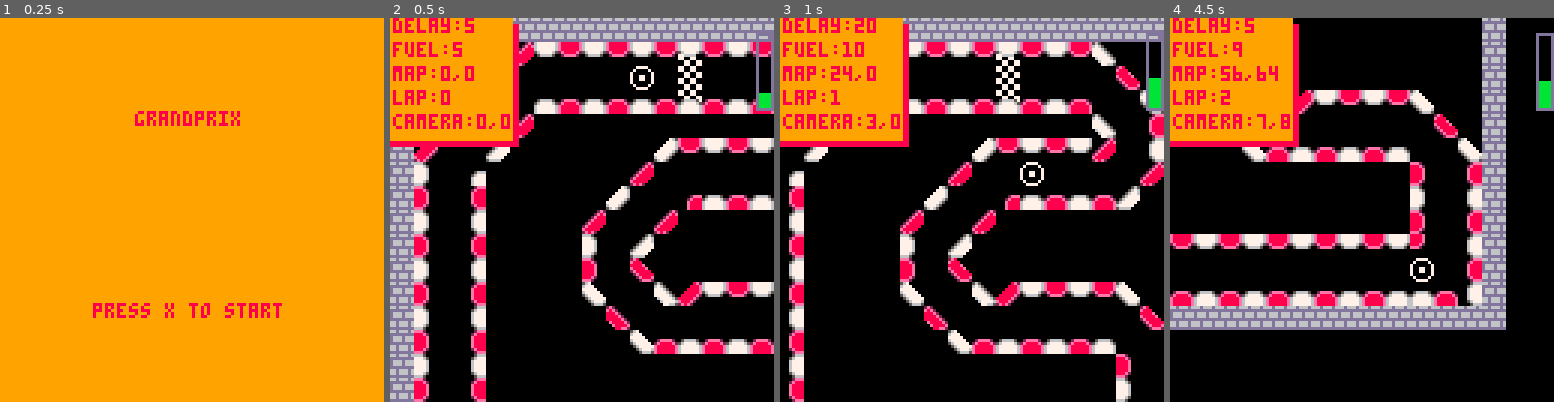
Above: before the commit, frames 1-4 (left to right).
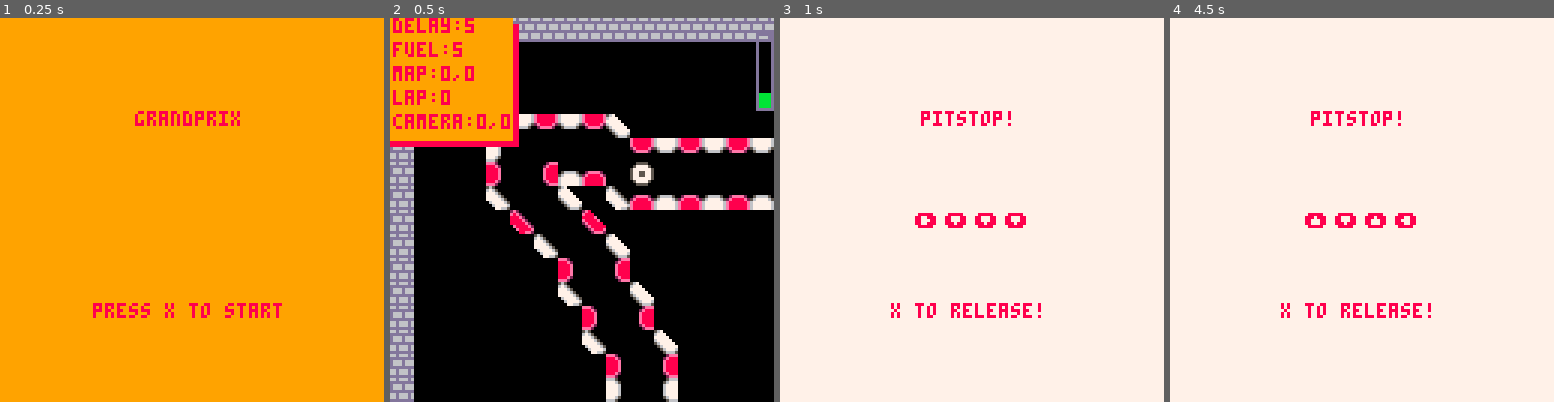
Above: after the commit, the same moments.

Repository: mmckendry/GrandPrixP8
Game: PICO-8 cartridge grandprix.p8
The game is run twice, just before and just after one commit, with the same random seed, the same clock (stepped at 60 frames per second) and the same inputs.
Inputs:
- Up to frame 1 (0.25 s): no input
- Up to frame 2 (0.5 s): tap X (X key) at 0.33 s
- Up to frame 3 (1 s): tap O (Z key) at 0.7 s
- Up to frame 4 (4.5 s): tap X (X key) at 1.07, 1.85, 2.97, 4.08 s; hold Right 1.6-2.1 s; tap O (Z key) every 0.4 s from 1.7 to 4.1 s; hold Up 2.15-2.42 s; hold Right 2.47-3.03 s; hold Left 3.08-3.58 s; hold Down 3.63-3.97 s; hold Right from 4.02 s (still down)

Frame 1 is identical in both runs. In frame 2, 23% of the frame differs, in the area x 6-100%, y 6-100%; in frame 3, 94%; in frame 4, 97%, in the area x 0-100%, y 0-100%.

Commit message:
Add pit sequence where it takes user input

Diff:
--- a/grandprix.p8
+++ b/grandprix.p8
@@ -12,6 +12,7 @@
   last_y = 0
   make_player()
   display = false
+  is_generated = false
  end
 
  function drawtrack()
@@ -28,6 +29,8 @@
    end
   elseif(scene == 2) then
    finish_update()
+  elseif(scene == 3) then
+   pitstop_update()
   end
  end
 
@@ -58,6 +61,8 @@
    display_textwindow()
   elseif(scene==2) then
    finish_draw()
+  elseif(scene==3) then
+   pitstop_draw()
   end
 end
 -->8
@@ -206,11 +211,10 @@
 end
 -->8
 --player functions
-
 function make_player()
  p={}
- p.x=6
- p.y=2
+ p.x=7
+ p.y=5
  p.sprite=5
 end
 
@@ -225,11 +229,12 @@
  end
  if(btnp(❎)) then
    display = true
-   set_textwindow(text, 8, 12, 8)
+   set_textwindow(text, 8, 7, 8)
  end
   if(btnp(🅾️)) then
-   display = false
-   fuel = 10
+    display = false
+    fuel = 10
+    scene = 3
  end
 
 end
@@ -255,6 +260,84 @@
 
 -->8
 --pitstop
+ s={{v=0,c=8},{v=0,c=8},{v=0,c=8},{v=0,c=8}}
+ k=0
+ s_count=1
+
+function pitstop_draw()
+ camera()
+ local titletxt = "pitstop!"
+ local starttxt = "x to release!"
+ rectfill(0,0,screenwidth, screenheight, 7)
+ print(titletxt, hcenter(titletxt), screenheight/4, 8)
+ print(starttxt, hcenter(starttxt), (screenheight/4)+(screenheight/2),8)
+ generate_sequence()
+end
+
+function pitstop_update()
+  if (btnp(❎)) then
+   is_generated=false
+   reset_highlight()
+   s_count=1
+   scene=1
+  end
+  if(is_generated) then
+   if(btnp(⬆️))then
+    check_sequence("⬆️")
+   end
+   if(btnp(➡️))then
+    check_sequence("➡️")
+   end
+   if(btnp(⬇️))then
+    check_sequence("⬇️")
+   end
+   if(btnp(⬅️))then
+    check_sequence("⬅️")
+   end
+  end
+end
+
+function generate_sequence()
+ if(is_generated==false) then
+  for i=1,4 do
+   k=flr(rnd(4))
+    if k==0 then
+     k="⬆️"
+    elseif k==1 then
+     k="➡️"
+    elseif k==2 then
+     k="⬇️"
+    elseif k==3 then
+     k="⬅️"
+    end
+  s[i]["v"]=k
+  end
+ end
+
+ print(s[1]["v"],45,65,s[1]["c"])
+ print(s[2]["v"],55,65,s[2]["c"])
+ print(s[3]["v"],65,65,s[3]["c"])
+ print(s[4]["v"],75,65,s[4]["c"])
+ is_generated=true
+end
+
+function check_sequence(button)
+  if(s_count == 5) then
+   s_count = 1
+  end
+  if(s[s_count]["v"] == button) then
+   s[s_count]["c"]=9
+   s_count+=1
+  end
+end
+
+function reset_highlight()
+ for i=1,4 do
+   s[i]["c"]=8
+ end
+end
+-->8
+--finish state
 
 function finish_draw()
  camera()
@@ -269,7 +352,70 @@
   if (btnp(❎)) then
    scene = 1
   end
-end
+
+
+end
+…(61 lines of a section not shown)…
 
 
 
@@ -307,26 +453,37 @@
 0000020101010200010001000000000002000001010101010100000000000000010101010101010101000000000000000101010101010101000000000000000000000000000000000000000000000000000000000000000000000000000000000000000000000000000000000000000000000000000000000000000000000000
 0000000000000000000000000000000000000000000000000000000000000000000000000000000000000000000000000000000000000000000000000000000000000000000000000000000000000000000000000000000000000000000000000000000000000000000000000000000000000000000000000000000000000000
 __map__
-0a0a0a0a0a0a0a0a0a0a0a0a0a0a0a0a0a0a0a0a0a0000000000000000000000000000000000000000000000000000000000000000000000000000000000000000000000000000000000000000000000000000000000000000000000000000000000000000000000000000000000000000000000000000000000000000000000
-0a000000002503040304030405040304370000000a0000000000000000000000000000000000000000000000000000000000000000000000000000000000000000000000000000000000000000000000000000000000000000000000000000000000000000000000000000000000000000000000000000000000000000000000
-0a000000340000000000000006000000002600000a0000000000000000000000000000000000000000000000000000000000000000000000000000000000000000000000000000000000000000000000000000000000000000000000000000000000000000000000000000000000000000000000000000000000000000000000
-0a000025000013141314131415141314000036000a0000000000000000000000000000000000000000000000000000000000000000000000000000000000000000000000000000000000000000000000000000000000000000000000000000000000000000000000000000000000000000000000000000000000000000000000
-0a003400002500000000000000000000370021000a0000000000000000000000000000000000000000000000000000000000000000000000000000000000000000000000000000000000000000000000000000000000000000000000000000000000000000000000000000000000000000000000000000000000000000000000
-0a240000350000000000003404030403250031000a0000000000000000000000000000000000000000000000000000000000000000000000000000000000000000000000000000000000000000000000000000000000000000000000000000000000000000000000000000000000000000000000000000000000000000000000
-0a300033000000000000250000000000000025000a0000000000000000000000000000000000000000000000000000000000000000000000000000000000000000000000000000000000000000000000000000000000000000000000000000000000000000000000000000000000000000000000000000000000000000000000
-0a200021000000000034000032131613163500000a0000000000000000000000000000000000000000000000000000000000000000000000000000000000000000000000000000000000000000000000000000000000000000000000000000000000000000000000000000000000000000000000000000000000000000000000
-0a300031000000002500002500000000000000000a0000000000000000000000000000000000000000000000000000000000000000000000000000000000000000000000000000000000000000000000000000000000000000000000000000000000000000000000000000000000000000000000000000000000000000000000
-0a200021000000003000350000000000000000000a0000000000000000000000000000000000000000000000000000000000000000000000000000000000000000000000000000000000000000000000000000000000000000000000000000000000000000000000000000000000000000000000000000000000000000000000
-0a300031000000002000260000000000000000000a0000000000000000000000000000000000000000000000000000000000000000000000000000000000000000000000000000000000000000000000000000000000000000000000000000000000000000000000000000000000000000000000000000000000000000000000
-0a200021000000003600003724030403043600000a0000000000000000000000000000000000000000000000000000000000000000000000000000000000000000000000000000000000000000000000000000000000000000000000000000000000000000000000000000000000000000000000000000000000000000000000
-0a300031000000000027000000000000000026000a0000000000000000000000000000000000000000000000000000000000000000000000000000000000000000000000000000000000000000000000000000000000000000000000000000000000000000000000000000000000000000000000000000000000000000000000
-0a200021000000000000361413141314130000360a0000000000000000000000000000000000000000000000000000000000000000000000000000000000000000000000000000000000000000000000000000000000000000000000000000000000000000000000000000000000000000000000000000000000000000000000
-0a300031000000000000000000000000002000210a0000000000000000000000000000000000000000000000000000000000000000000000000000000000000000000000000000000000000000000000000000000000000000000000000000000000000000000000000000000000000000000000000000000000000000000000
-0a200021000000000000000000000000003000310a0000000000000000000000000000000000000000000000000000000000000000000000000000000000000000000000000000000000000000000000000000000000000000000000000000000000000000000000000000000000000000000000000000000000000000000000
-0a300031000000000000000000000000002000210a0000000000000000000000000000000000000000000000000000000000000000000000000000000000000000000000000000000000000000000000000000000000000000000000000000000000000000000000000000000000000000000000000000000000000000000000
-0a200021030403040304030403040304032800310a0000000000000000000000000000000000000000000000000000000000000000000000000000000000000000000000000000000000000000000000000000000000000000000000000000000000000000000000000000000000000000000000000000000000000000000000
-0a300000000000000000000000000000000000210a0000000000000000000000000000000000000000000000000000000000000000000000000000000000000000000000000000000000000000000000000000000000000000000000000000000000000000000000000000000000000000000000000000000000000000000000
-0a201314131413141314131413141314131314310a0000000000000000000000000000000000000000000000000000000000000000000000000000000000000000000000000000000000000000000000000000000000000000000000000000000000000000000000000000000000000000000000000000000000000000000000
-0a0a0a0a0a0a0a0a0a0a0a0a0a0a0a0a0a0a0a0a0a0000000000000000000000000000000000000000000000000000000000000000000000000000000000000000000000000000000000000000000000000000000000000000000000000000000000000000000000000000000000000000000000000000000000000000000000
-
-
+0a0a0a0a0a0a0a0a0a0a0a0a0a0a0a0a0a0a0a0a0a0a0a0a0a0a0a0a0a0a0a0a0a0a0a0a0000000000000000000000000000000000000000000000000000000000000000000000000000000000000000000000000000000000000000000000000000000000000000000000000000000000000000000000000000000000000000
+0a00000000000000000000000000000000000000000000000000000000000000000000000000000000000000000000000000000000000000000000000000000000000000000000000000000000000000000000000000000000000000000000000000000000000000000000000000000000000000000000000000000000000000
+0a00000000000000000000000000000000000000000000000000000000000000000000000000000000000000000000000000000000000000000000000000000000000000000000000000000000000000000000000000000000000000000000000000000000000000000000000000000000000000000000000000000000000000
+0a00000000000000000000000000000000000000000000000000000000000000000000000000000000000000000000000000000000000000000000000000000000000000000000000000000000000000000000000000000000000000000000000000000000000000000000000000000000000000000000000000000000000000
+0a00000024030403043600000000000000000000000000000000000000000000000000000000000000000000000000000000000000000000000000000000000000000000000000000000000000000000000000000000000000000000000000000000000000000000000000000000000000000000000000000000000000000000
+0a00000030000000000004030403040304030403040304360000000000000000000000000000000000000000000000000000000000000000000000000000000000000000000000000000000000000000000000000000000000000000000000000000000000000000000000000000000000000000000000000000000000000000
+0a00000020002113140000000000000000000000000000000403040326000000000000000000000000000000000000000000000000000000000000000000000000000000000000000000000000000000000000000000000000000000000000000000000000000000000000000000000000000000000000000000000000000000
+0a00000037000036003714131413141314131413141314000000000000030403040326000000000000000000000000000000000000000000000000000000000000000000000000000000000000000000000000000000000000000000000000000000000000000000000000000000000000000000000000000000000000000000
+0a00000000270000260000000000000000000000000000371413141300000000000031000000000000000000000000000000000000000000000000000000000000000000000000000000000000000000000000000000000000000000000000000000000000000000000000000000000000000000000000000000000000000000
+0a00000000003700003600000000000000000000000000000000000027131413200021000000000000000000000000000000000000000000000000000000000000000000000000000000000000000000000000000000000000000000000000000000000000000000000000000000000000000000000000000000000000000000
+0a00000000000020002100000000000000000000000000000000000000000000300031000000000000000000000000000000000000000000000000000000000000000000000000000000000000000000000000000000000000000000000000000000000000000000000000000000000000000000000000000000000000000000
+0a00000000000037000036000000000000000000000000000000000000000000200021000000000000000000000000000000000000000000000000000000000000000000000000000000000000000000000000000000000000000000000000000000000000000000000000000000000000000000000000000000000000000000
+0a00000000000000200021000000000000000000000000000000003404030403000025000000000000000000000000000000000000000000000000000000000000000000000000000000000000000000000000000000000000000000000000000000000000000000000000000000000000000000000000000000000000000000
+0a00000000000000370000360000000000000000000000000000240000000000003500000000000000000000000000000000000000000000000000000000000000000000000000000000000000000000000000000000000000000000000000000000000000000000000000000000000000000000000000000000000000000000
+0a00000000000000002000210000000000340403040304030403000014131413250000000000000000000000000000000000000000000000000000000000000000000000000000000000000000000000000000000000000000000000000000000000000000000000000000000000000000000000000000000000000000000000
+0a00000000000000003000310000000024000000000000000000003500000000000000000000000000000000000000000000000000000000000000000000000000000000000000000000000000000000000000000000000000000000000000000000000000000000000000000000000000000000000000000000000000000000
+0a00000000000000002700002600003400001413141314131413250000000000000000000000000000000000000000000000000000000000000000000000000000000000000000000000000000000000000000000000000000000000000000000000000000000000000000000000000000000000000000000000000000000000
+0a00000000000000000030003100002000310000000000000000000000000000000000000000000000000000000000000000000000000000000000000000000000000000000000000000000000000000000000000000000000000000000000000000000000000000000000000000000000000000000000000000000000000000
+0a00000000000000000020002100003000310000000000000000000000000000000000000000000000000000000000000000000000000000000000000000000000000000000000000000000000000000000000000000000000000000000000000000000000000000000000000000000000000000000000000000000000000000
+0a00000000000000000030003100002000210000000000000000000000000000000000000000000000000000000000000000000000000000000000000000000000000000000000000000000000000000000000000000000000000000000000000000000000000000000000000000000000000000000000000000000000000000
+0a00000000000000000020002100003000310000000000000000000000000000000000000000000000000000000000000000000000000000000000000000000000000000000000000000000000000000000000000000000000000000000000000000000000000000000000000000000000000000000000000000000000000000
+0a00000000000000000030003100002000210000000000000000000000000000000000000000000000000000000000000000000000000000000000000000000000000000000000000000000000000000000000000000000000000000000000000000000000000000000000000000000000000000000000000000000000000000
+0a00000000000000000020002100003700003600000000000000000000000000000000000000000000000000000000000000000000000000000000000000000000000000000000000000000000000000000000000000000000000000000000000000000000000000000000000000000000000000000000000000000000000000
+0a00000000000000000030003100000027000026000000000000000000000000000000000000000000000000000000000000000000000000000000000000000000000000000000000000000000000000000000000000000000000000000000000000000000000000000000000000000000000000000000000000000000000000
+0a00000000000000000020002100000000300031000000000000000000000000000000000000000000000000000000000000000000000000000000000000000000000000000000000000000000000000000000000000000000000000000000000000000000000000000000000000000000000000000000000000000000000000
+0a00000000000000000030003100000000200021000000000000000000000024030403040304030403040304030436000000000000000000000000000000000000000000000000000000000000000000000000000000000000000000000000000000000000000000000000000000000000000000000000000000000000000000
+0a00000000000000000020002100000000300031000000000000000034040300000000000000000000000000000000040304032600000000000000000000000000000000000000000000000000000000000000000000000000000000000000000000000000000000000000000000000000000000000000000000000000000000
+0a00000000000000000030003100000000200021000000000000002400000000131413141314131413141314131400000000000036000000000000000000000000000000000000000000000000000000000000000000000000000000000000000000000000000000000000000000000000000000000000000000000000000000
+0a00000000000000000027000026000000300031000000000024030000141325000000000000000000000000000037141314130000260000000000000000000000000000000000000000000000000000000000000000000000000000000000000000000000000000000000000000000000000000000000000000000000000000
+0a0a000000000000000000300031000000270000030403040300000035000000000000000000000000000000000000000000002700003600000000000000000000000000000000000000000000000000000000000000000000000000000000000000000000000000000000000000000000000000000000000000000000000000
+0000000000000000000000200021000000003700000000000000132500000000000000000000000000000000000000000000000030002100000000000000000000000000000000000000000000000000000000000000000000000000000000000000000000000000000000000000000000000000000000000000000000000000
+0000000000000000000000300031000000000027131413141325000000000000000000000000000000000000000000000000000020003100000000000000000000000000000000000000000000000000000000000000000000000000000000000000000000000000000000000000000000000000000000000000000000000000
+
+
Not shown, changed: 77 lines of the sprite sheet (__gfx__) section of grandprix.p8
